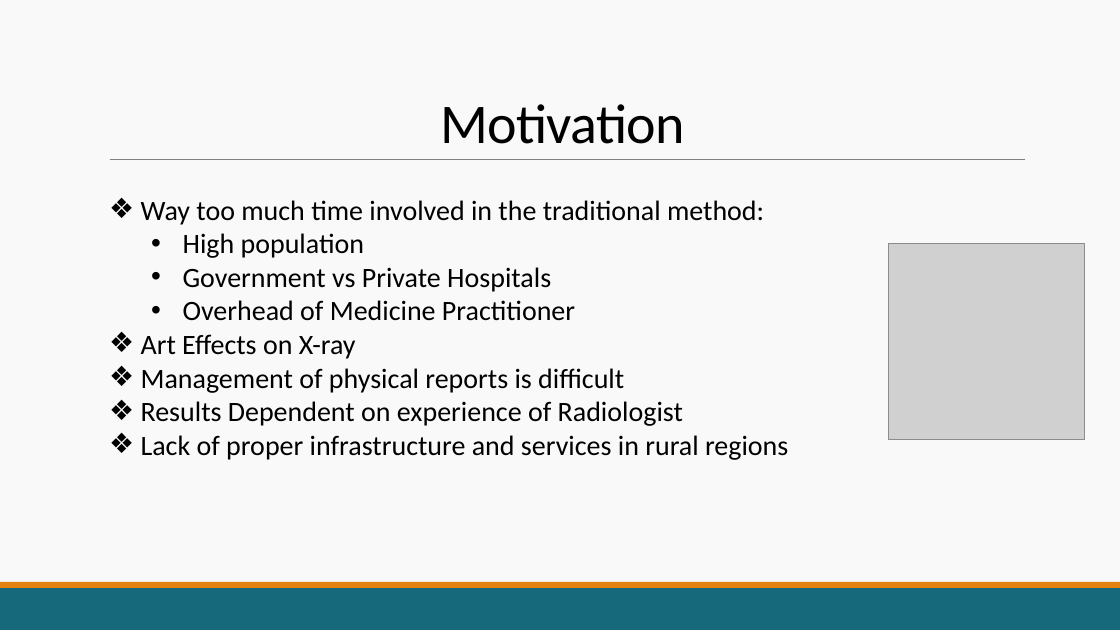
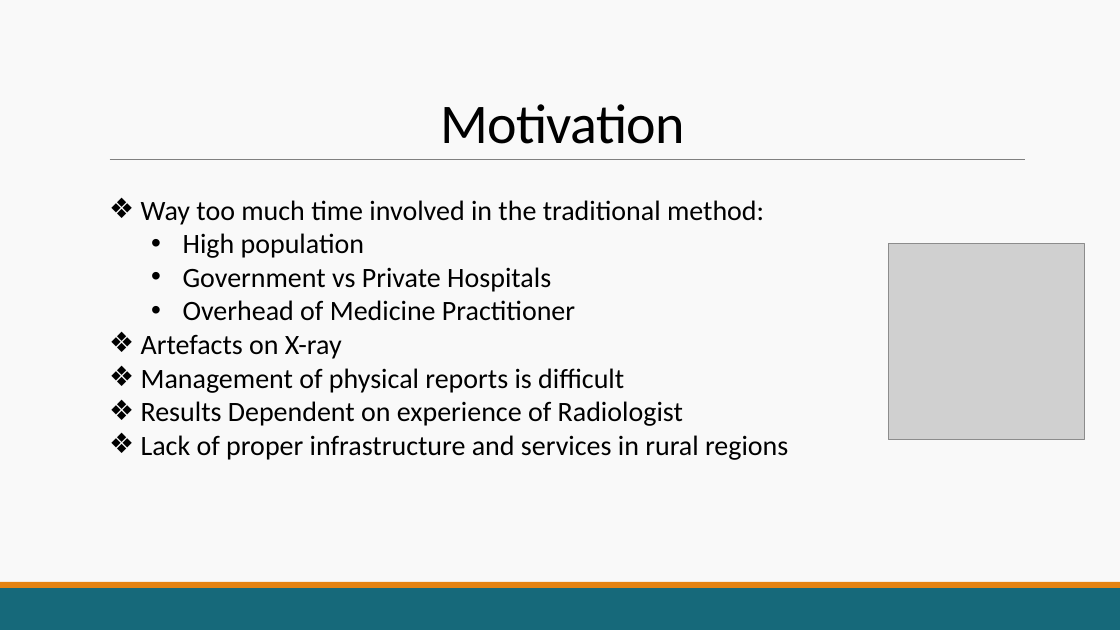
Before and after one commit to Gauravsharma-20/Osteoarthritis-Checkup-System, a slide deck: slide 2 of Osteoarthritis Checkup System.pptx. Drawn at 1120x630 pixels with LibreOffice and Linux fonts; fonts in the diff are those of the drawing; grey boxes stand for pictures. Boxes give left, top, right and bottom in pixels: in the first picture for what was removed or moved away, otherwise in the second. Text is boxed around its words. In the diff, an @@ line names an element or a change of style, - is before the commit and + after.

```diff
--- a/Osteoarthritis Checkup System.pptx
+++ b/Osteoarthritis Checkup System.pptx
@@ text at <box>141,335,342,359</box>: text changed @@
-❖ Art Effects on X-ray
+❖ Artefacts on X-ray
```
Also in this commit, not shown: 2 other slides changed, 1 slide added, 45 other files.
